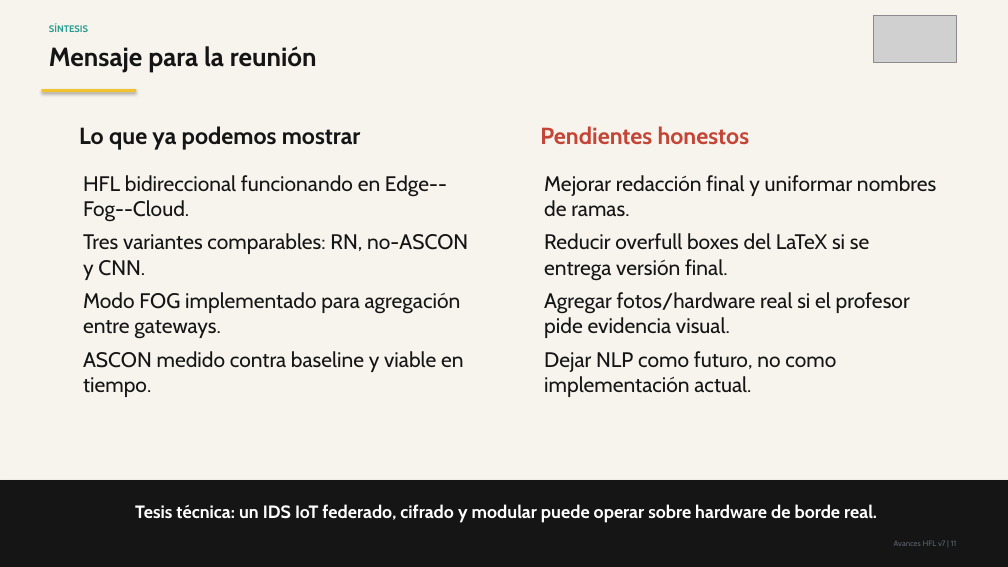
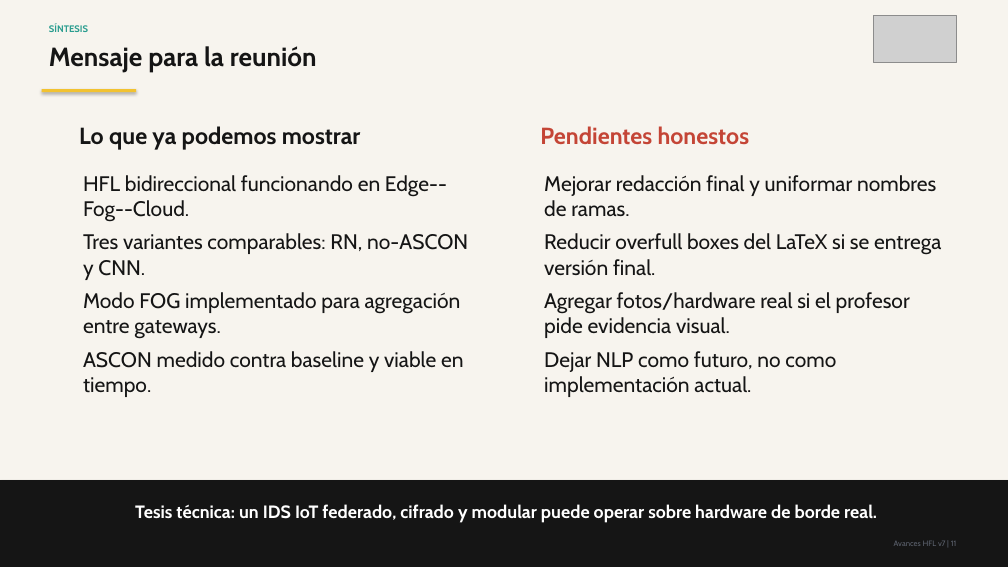
Before and after one commit to sjaimes11/Tesis-Sistemas-HFD-2, a slide deck: slide 11 of src/Documento_Final/Rev1__Tesis_Sistemas_Uniandes_2/Presentacion_Avances_HFL_v7.pptx. Drawn at 1008x567 pixels with LibreOffice and Linux fonts; fonts in the diff are those of the drawing; grey boxes stand for pictures. Boxes give left, top, right and bottom in pixels: in the first picture for what was removed or moved away, otherwise in the second. Text is boxed around its words. In the diff, an @@ line names an element or a change of style, - is before the commit and + after.

Commit message:
Add updated presentations and results for HFL thesis
- Introduced new presentation files: Presentacion_Avances_HFL_v7_Drive.pptx and Presentacion_Avances_HFL_v7_actualizada.pptx.
- Updated EncabezadoTesisMSc.pdf with revised table of contents and analysis sections.
- Enhanced build_avances_hfl_presentation.py to include accuracy/loss and weight magnitude matrices in the presentation.
- Added new images for accuracy/loss and weight magnitude matrices to the results directory.
- Updated presentation previews to reflect new slides and content.

```diff
--- a/src/Documento_Final/Rev1__Tesis_Sistemas_Uniandes_2/Presentacion_Avances_HFL_v7.pptx
+++ b/src/Documento_Final/Rev1__Tesis_Sistemas_Uniandes_2/Presentacion_Avances_HFL_v7.pptx
@@ text "Mejorar redacción final y uniformar ..." rewrapped from [544, 175, 936, 397] to [544, 175, 941, 397] @@
```
Also in this commit, not shown: 19 other files.
